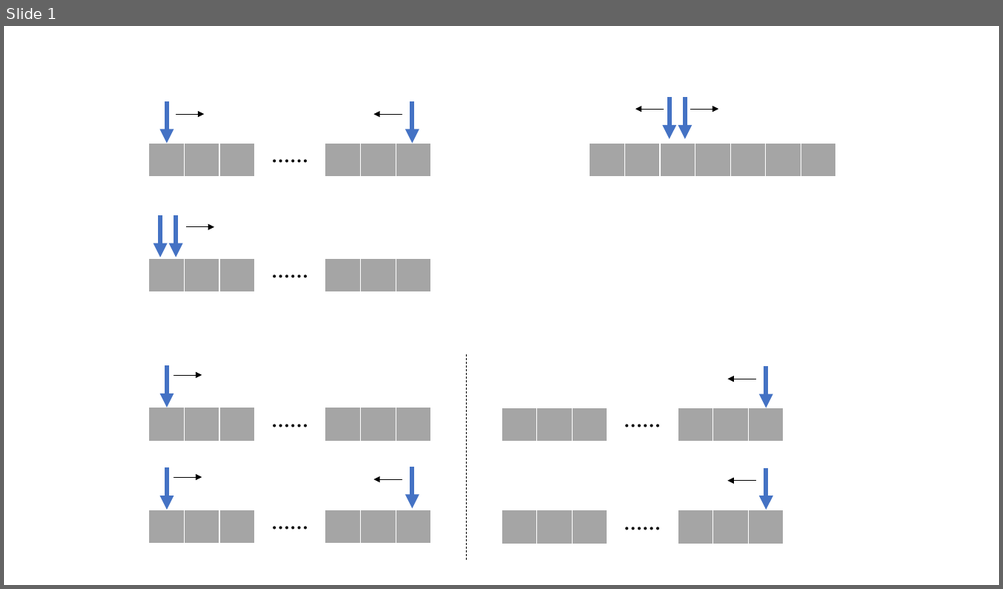
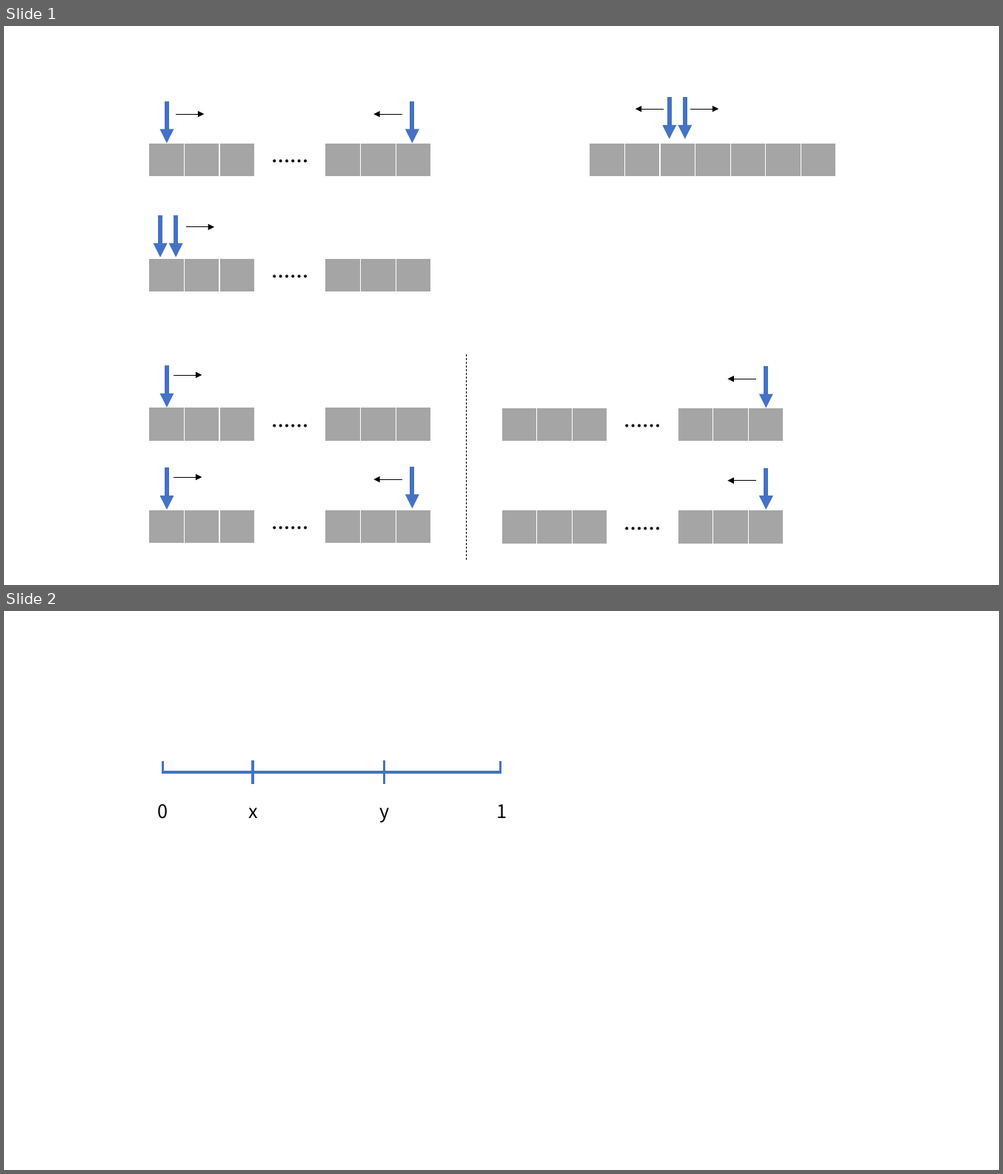
Before and after one commit to DarLiner/Algorithm_Interview_Notes-Chinese, a slide deck: _notes/图示.pptx. Shown one above the other, each under a label of ours: slide 1 before the commit, slides 1 and 2 after it. The pictures are 1003x589 and 1003x1174 pixels, drawn with LibreOffice and Linux fonts; fonts in the diff are those of the drawing. Boxes give left, top, right and bottom in pixels: in the first picture for what was removed or moved away, otherwise in the second. Text is boxed around its words. In the diff, an @@ line names an element or a change of style, - is before the commit and + after.

```diff
--- a/_notes/图示.pptx
+++ b/_notes/图示.pptx
@@ slide 2 added at box(4, 611, 999, 1170), background #FFFFFF @@
@@ line added from (163, 762) to (163, 774), #4472C4 2.25 pt @@
@@ line added from (253, 760) to (253, 784), #4472C4 2.25 pt @@
@@ line added from (384, 761) to (384, 785), #4472C4 2.25 pt @@
@@ line added from (500, 761) to (500, 774), #4472C4 2.25 pt @@
@@ line added from (162, 773) to (502, 773), #4472C4 3 pt @@
@@ text added at box(158, 804, 168, 819), 18 pt, text #000000 @@
+0
@@ text added at box(248, 808, 258, 818), 18 pt, text #000000 @@
+x
@@ text added at box(379, 808, 389, 823), 18 pt, text #000000 @@
+y
@@ text added at box(496, 804, 506, 818), 18 pt, text #000000 @@
+1
```
Also in this commit, not shown: 3 other files.
